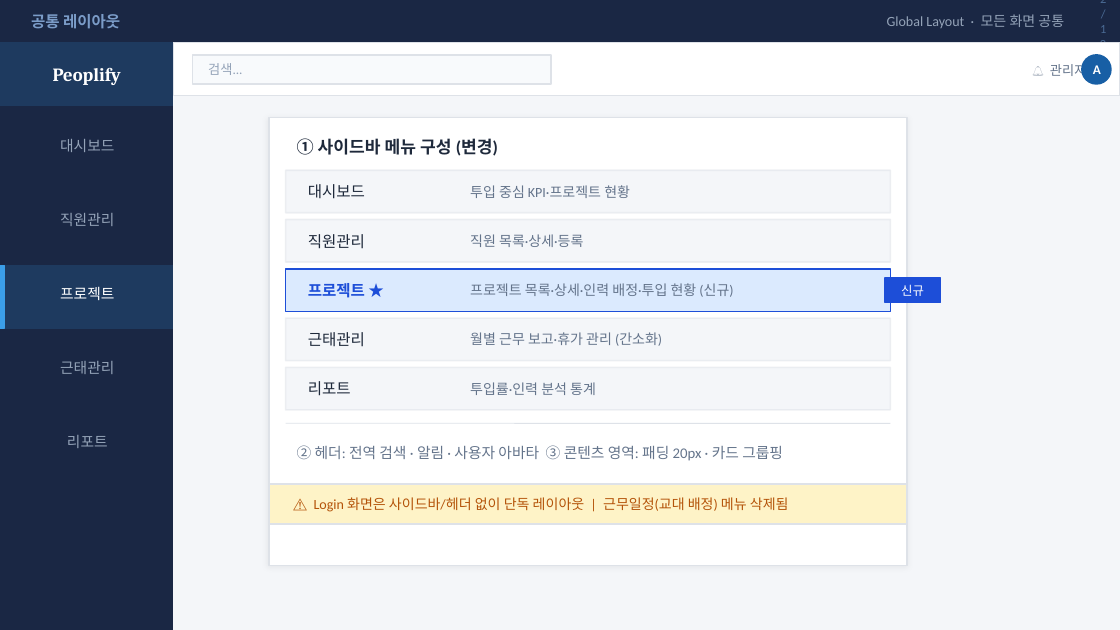
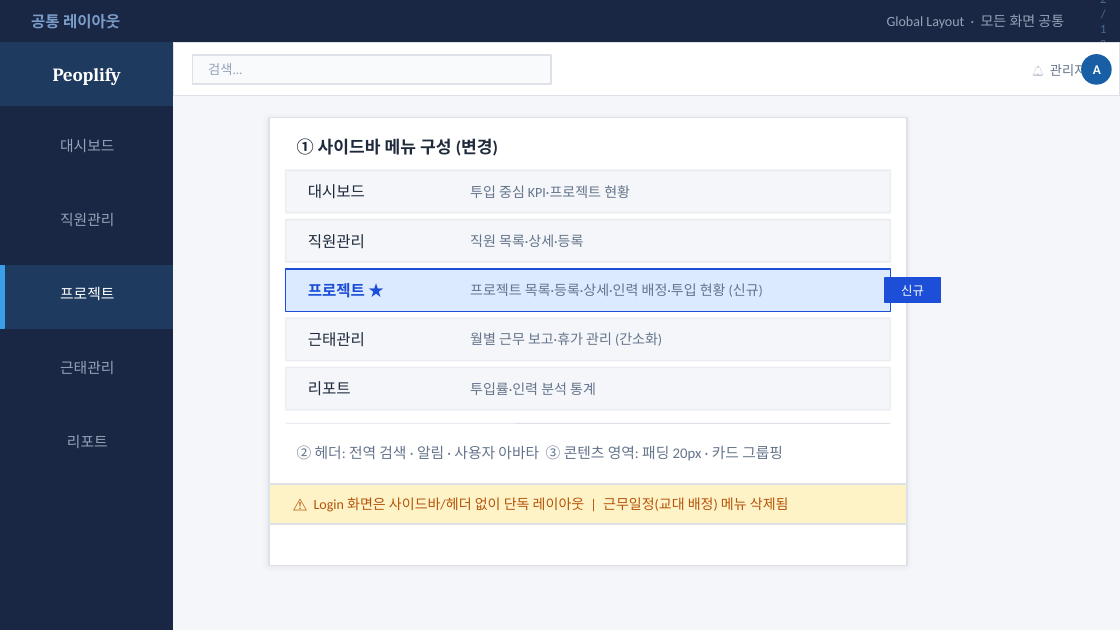
Before and after one commit to axiom-redsky/react-app-peoplify, a slide deck: slide 2 of plan/react-app-peoplify-ui.pptx. Drawn at 1120x630 pixels with LibreOffice and Linux fonts; fonts in the diff are those of the drawing. Boxes give left, top, right and bottom in pixels: in the first picture for what was removed or moved away, otherwise in the second. Text is boxed around its words. In the diff, an @@ line names an element or a change of style, - is before the commit and + after.

```diff
--- a/plan/react-app-peoplify-ui.pptx
+++ b/plan/react-app-peoplify-ui.pptx
@@ text at (470, 283, 763, 297): text changed @@
-프로젝트 목록·상세·인력 배정·투입 현황 (신규)
+프로젝트 목록·등록·상세·인력 배정·투입 현황 (신규)
```
Also in this commit, not shown: 11 other slides changed, 1 slide added.
